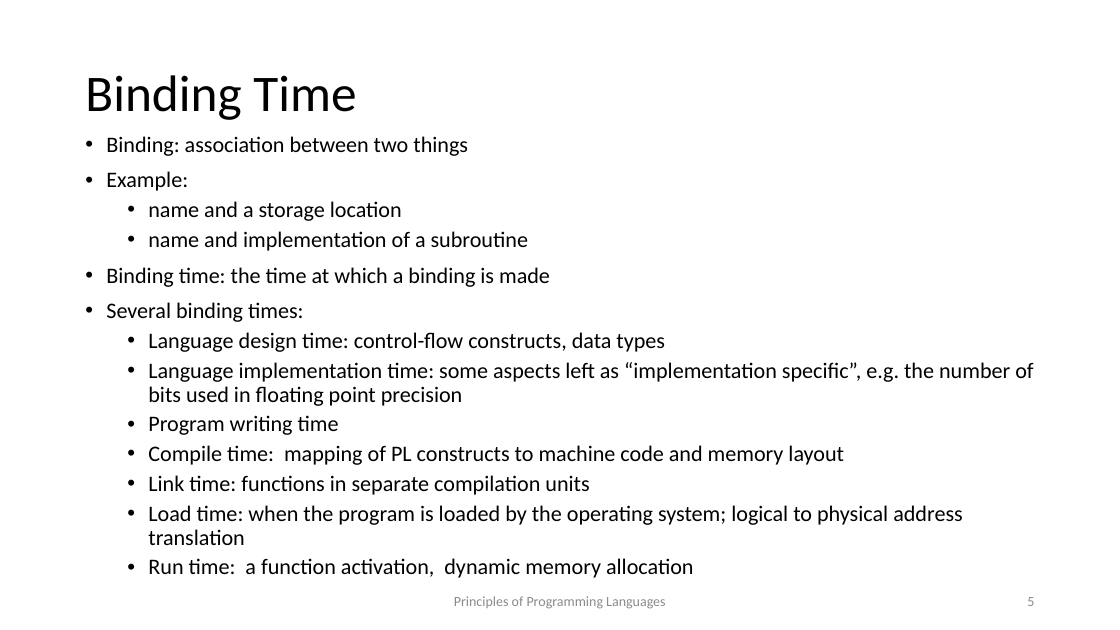
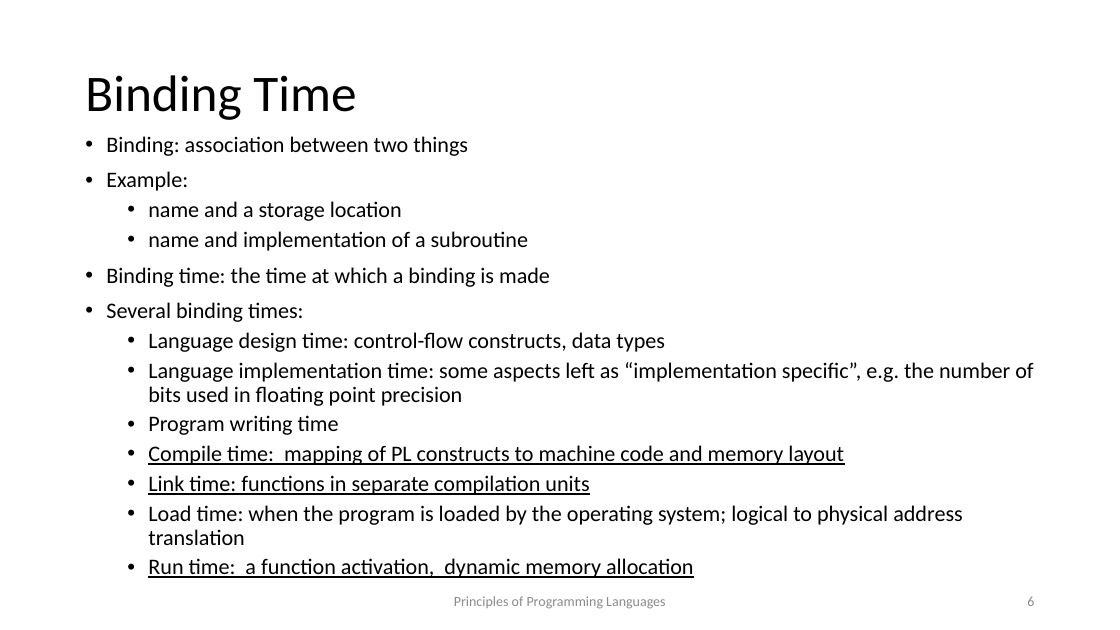
Before and after one commit to kongm/pl-design, a slide deck: slide 6 of environment.pptx (slide 5 before the commit). Drawn at 1120x630 pixels with LibreOffice and Linux fonts; fonts in the diff are those of the drawing. Boxes give left, top, right and bottom in pixels: in the first picture for what was removed or moved away, otherwise in the second. Text is boxed around its words. In the diff, an @@ line names an element or a change of style, - is before the commit and + after.

```diff
--- a/environment.pptx
+++ b/environment.pptx
@@ text at bbox=[148, 445, 844, 578]: underline on in "Compile time: mapping of PL constructs to ...", "Link time: functions in separate compilation units", "Run time: a function activation, dynamic memory ..." @@
```
Also in this commit, not shown: 10 other slides changed, 1 slide added, 1 other file.
